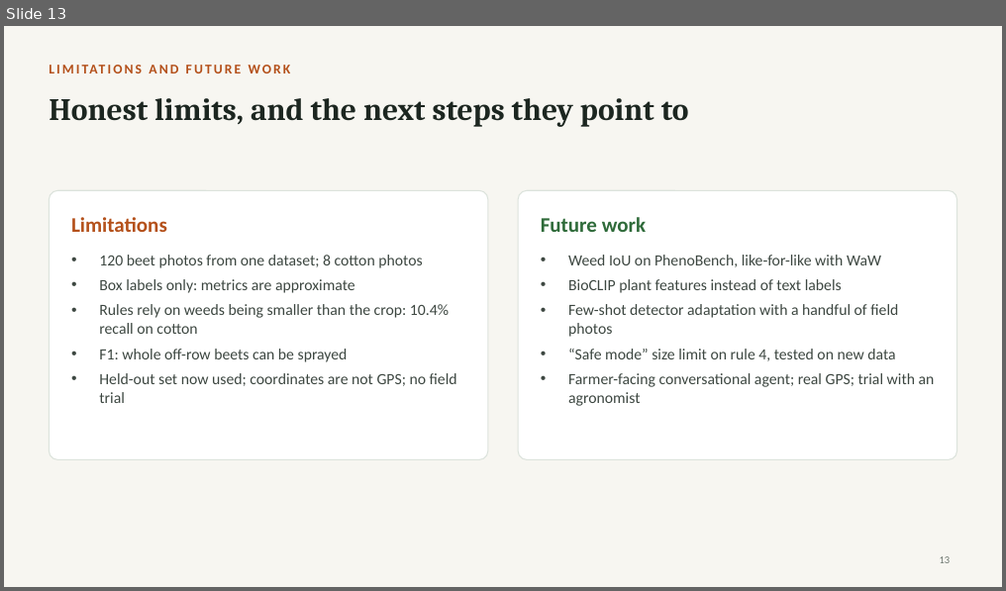
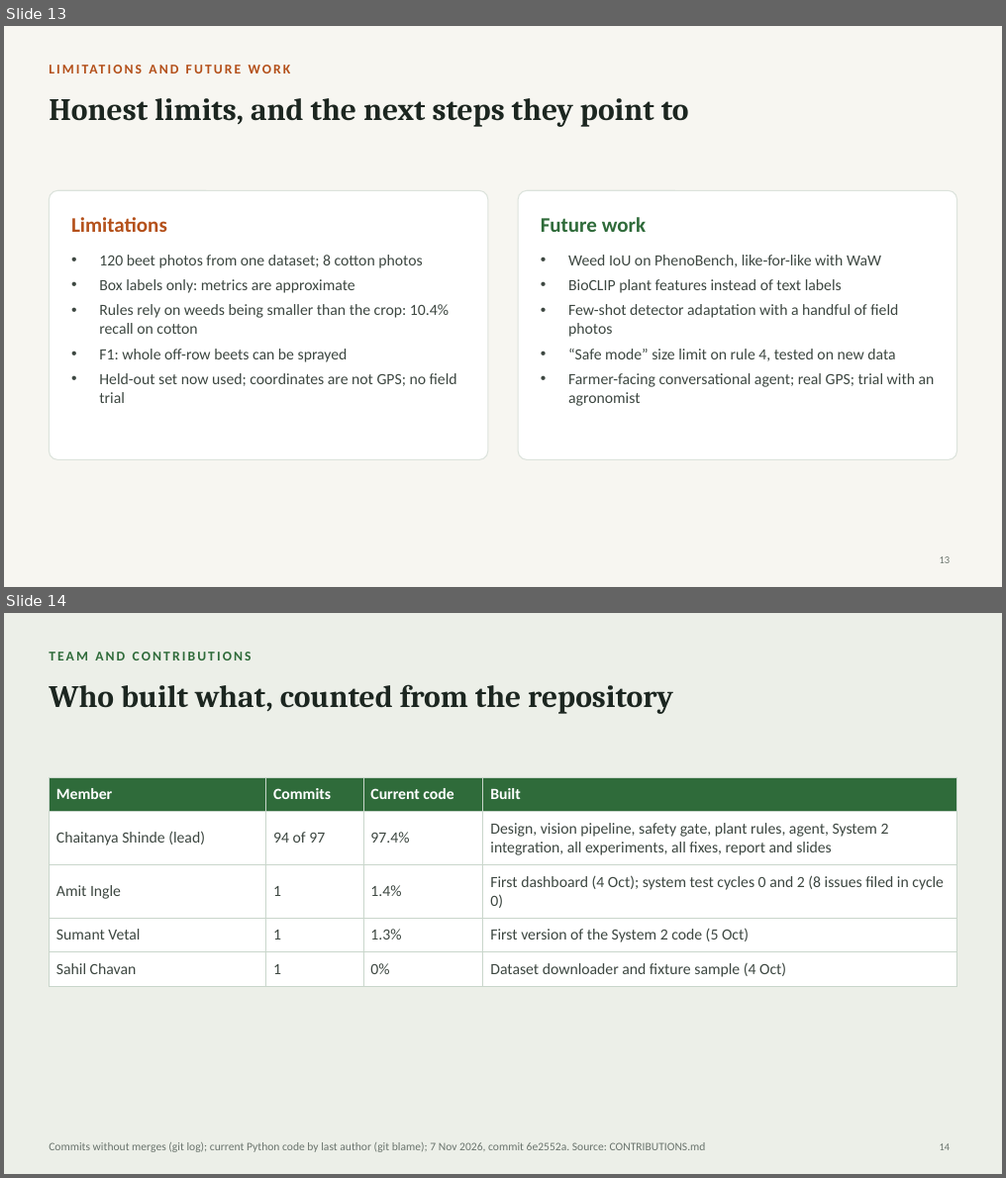
Before and after one commit to Chaitanya-666/agriAgent, a slide deck: docs/slides/AgriAgent_Final_Viva.pptx. Shown one above the other, each under a label of ours: slide 13 before the commit, slides 13 and 14 after it. The pictures are 1006x591 and 1006x1178 pixels, drawn with LibreOffice and Linux fonts; fonts in the diff are those of the drawing. Boxes give left, top, right and bottom in pixels: in the first picture for what was removed or moved away, otherwise in the second. Text is boxed around its words. In the diff, an @@ line names an element or a change of style, - is before the commit and + after.

Commit message:
chore: lock the contribution record (CONTRIBUTIONS.md from git log/blame and GitHub, CODEOWNERS, team slide, report Appendix B, README)

```diff
--- a/docs/slides/AgriAgent_Final_Viva.pptx
+++ b/docs/slides/AgriAgent_Final_Viva.pptx
@@ slide 14 added at [4,613,1002,1174], background #ECEFE8 @@
@@ text added at [49,652,252,661], 13 pt, text #2F6B3A, bold @@
+TEAM AND CONTRIBUTIONS
@@ title added at [49,684,673,714], 30 pt, text #1C2620, bold @@
+Who built what, counted from the repository
@@ table added at [49,777,957,981], 5 rows, 4 columns @@
+Member | Commits | Current code | Built
+Chaitanya Shinde (lead) | 94 of 97 | 97.4% | Design, vision pipeline, safety gate, plant rules, agent, System 2 integration, all experiments, all fixes, report and slides
+Amit Ingle | 1 | 1.4% | First dashboard (4 Oct); system test cycles 0 and 2 (8 issues filed in cycle 0)
+Sumant Vetal | 1 | 1.3% | First version of the System 2 code (5 Oct)
+Sahil Chavan | 1 | 0% | Dataset downloader and fixture sample (4 Oct)
@@ text added at [49,1143,706,1153], 11 pt, text #6A746D @@
+Commits without merges (git log); current Python code by last author (git blame); 7 Nov 2026, commit 6e2552a. Source: CONTRIBUTIONS.md
@@ page number added at [940,1144,950,1151], 10 pt, text #6A746D @@
+14
```
Also in this commit, not shown: 9 other files.
